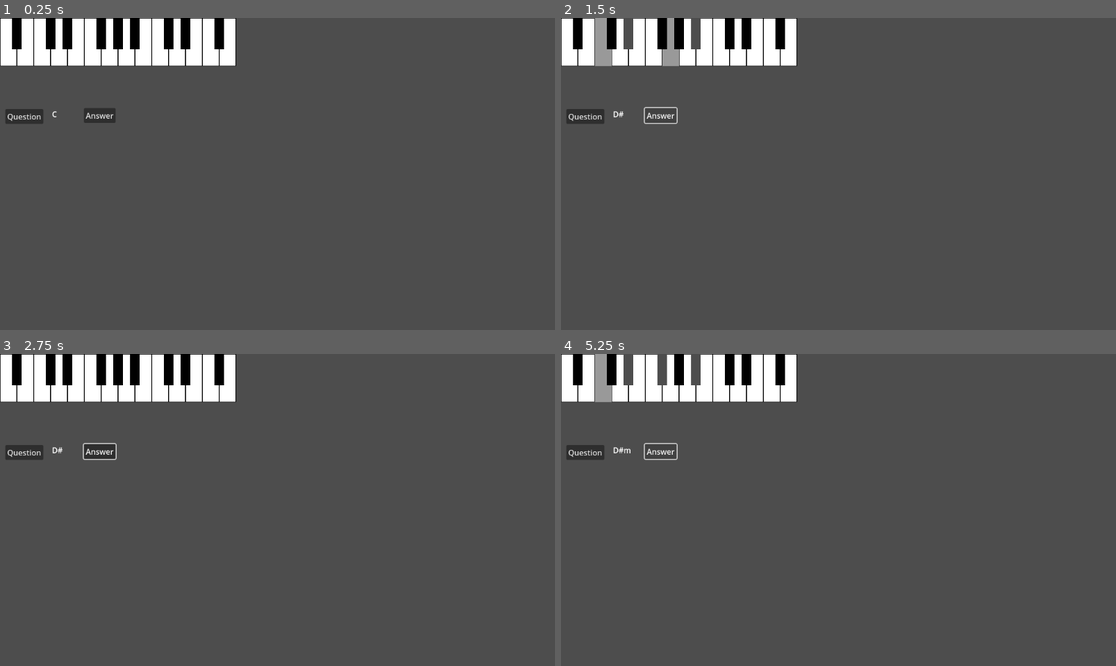
Above: before the commit, frames 1-4 (two rows, left to right).
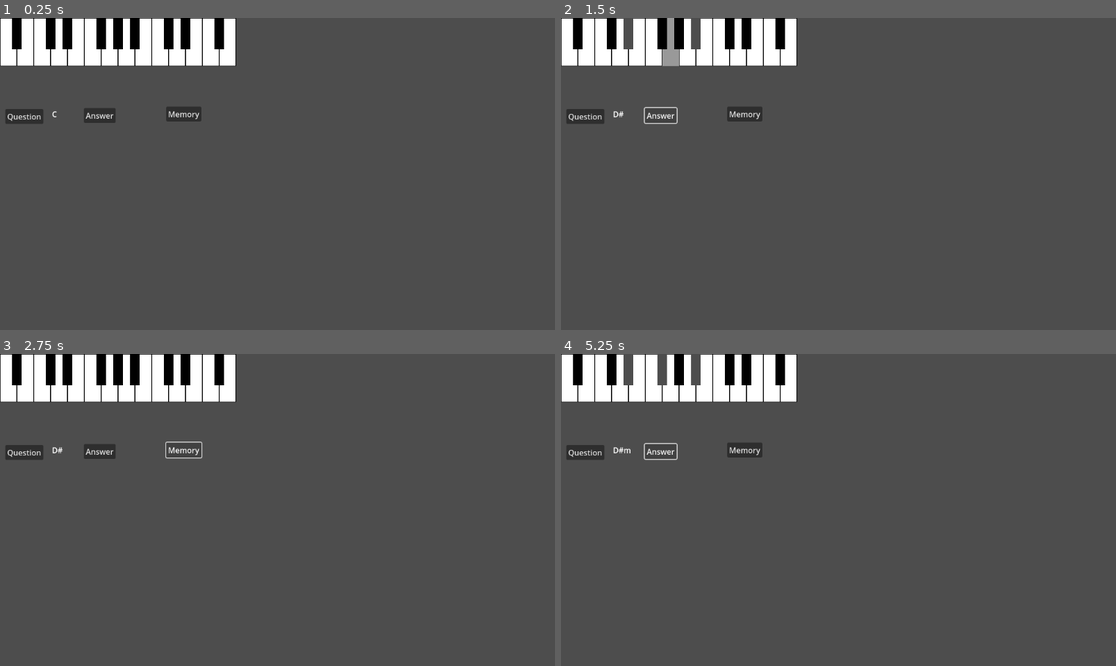
Above: after the commit, the same moments.

Repository: mjXmsdgh/godot_piano
Game: Godot game, scene res://scenes/chord_to_notes.tscn
Same seed, same stepped clock (60 frames per second), same inputs: the game is played once before the commit and once after it. The project has no main scene, so this scene is started directly.
Inputs (mouse positions are in pixels of both pictures, inside the frame that each line leads up to):
- Up to frame 1 (0.25 s): no input
- Up to frame 2 (1.5 s): click "Question" at 0.5 s; click "Answer" at 1.25 s
- Up to frame 3 (2.75 s): click (183, 450) at 2 s, where only the run after the commit has a clickable "Memory"
- Up to frame 4 (5.25 s): click (572, 378) at 2.77 s; click (572, 378) at 3.52 s; click "Question" at 4.25 s; click "Answer" at 5 s

The runs differ from the first frame. In frame 1, 0.3% of the frame differs, in the area x 29-37%, y 28-34%; in frame 2, 0.7%, in the area x 6-37%, y 0-34%; in frame 3, 0.2%; in frame 4, 0.7%.

Commit message:
add memory

Diff:
--- a/godot_piano/scenes/chord_to_notes.tscn
+++ b/godot_piano/scenes/chord_to_notes.tscn
@@ -1,8 +1,9 @@
-[gd_scene load_steps=4 format=3 uid="uid://dleuwhqk3ls6j"]
+[gd_scene load_steps=5 format=3 uid="uid://dleuwhqk3ls6j"]
 
 [ext_resource type="PackedScene" uid="uid://54b4gysqftl3" path="res://scenes/kenban.tscn" id="1_ormtp"]
 [ext_resource type="PackedScene" uid="uid://2jtchecwew7c" path="res://scenes/code_manager.tscn" id="2_op7nq"]
 [ext_resource type="Script" path="res://scripts/question_node.gd" id="3_fde3m"]
+[ext_resource type="Script" path="res://scripts/memory.gd" id="4_oydd0"]
 
 [node name="ChordToNotes" type="Node2D"]
 
@@ -34,5 +35,16 @@
 offset_bottom = 218.0
 text = "Answer"
 
+[node name="Memory" type="Node2D" parent="."]
+script = ExtResource("4_oydd0")
+
+[node name="memory" type="Button" parent="Memory"]
+offset_left = 345.0
+offset_top = 184.0
+offset_right = 418.0
+offset_bottom = 215.0
+text = "Memory"
+
 [connection signal="pressed" from="QuestionNode/Button" to="QuestionNode" method="_on_button_pressed"]
 [connection signal="pressed" from="QuestionNode/answer" to="QuestionNode" method="_on_answer_pressed"]
+[connection signal="pressed" from="Memory/memory" to="Memory" method="_on_memory_pressed"]
--- /dev/null
+++ b/godot_piano/scripts/memory.gd
@@ -0,0 +1,17 @@
+extends Node2D
+
+var memory_chord_notes=[]
+
+
+# Called when the node enters the scene tree for the first time.
+func _ready() -> void:
+	pass # Replace with function body.
+
+
+# Called every frame. 'delta' is the elapsed time since the previous frame.
+func _process(delta: float) -> void:
+	pass
+
+
+func _on_memory_pressed() -> void:
+	pass # Replace with function body.
--- a/godot_piano/scripts/question_node.gd
+++ b/godot_piano/scripts/question_node.gd
@@ -5,7 +5,6 @@
 var current_chord_notes=[]
 var pressed_chord=[]
 var kenban=null
-
 
 # Called when the node enters the scene tree for the first time.
 func _ready() -> void:
@@ -75,9 +74,6 @@
 		print("NG")
 
 
-
-
-
 # key.gd から key_pressed シグナルを受信したときに呼び出される関数
 func _on_key_pressed_received(pressed_key_name: String) -> void:
 
@@ -87,10 +83,9 @@
 
 
 func _on_answer_pressed() -> void:
-	print("answer")
-	$"../kenban".play_note("C4")
+
+	print("----------------")
 
 	for item in current_chord_notes:
+		print(item)
 		$"../kenban".play_note(item)
-
-	pass # Replace with function body.
